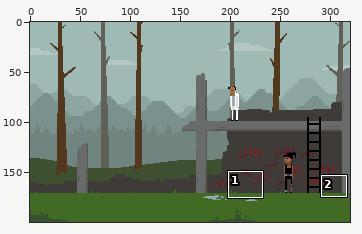
One commit to this pixel-art file: art/building.aseprite. Above, an overview of the earlier version with the close-up marked.
Close-up. The starting point:
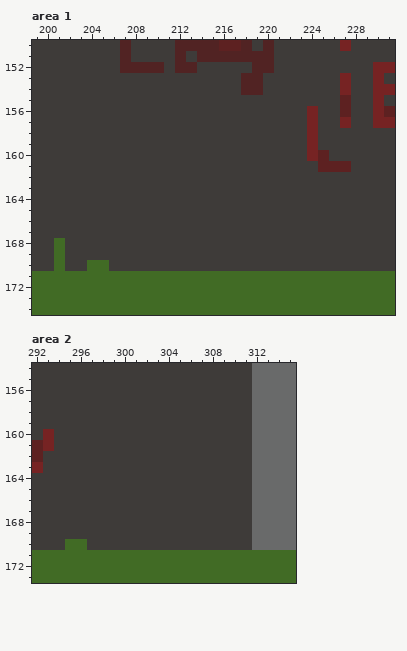
320x200 pixels, 1 frame. Colours within 5 levels of each other are drawn and written as one. Shown: area 1: x 199..231, y 150..174; area 2: x 292..315, y 154..173. The commit also changed other parts of the picture, which this record leaves out.
The result:
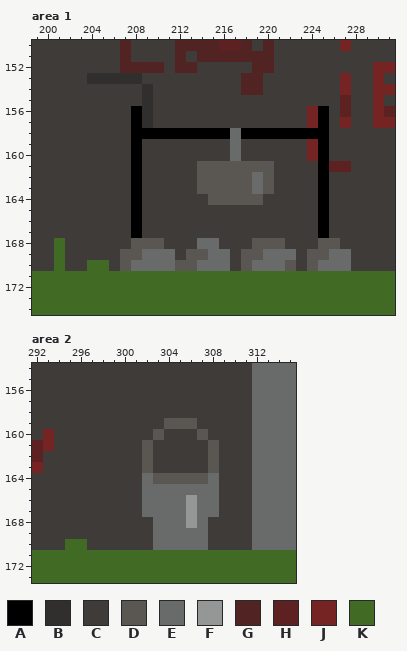
Palette (. is transparent): A #000000  B #312f2e  C #3e3b39  D #5a5652  E #696a6a  F #959696  G #512323  H #5d2121  J #762323  K #416b25
The edit:
layer "bg/bg" added
layer "bg/far mountains" added
layer "bg/forest" added
layer "mid-bg/hills" added
layer "building/wall" added
layer "fireplace" added
layer "objects/bucket" added
layer "bg" removed
layer "far mountains" removed
layer "forest" removed
layer "hills" removed
layer "wall" removed
Area 1, layers "fireplace", "building/wall":
y 153: x 204..208 CCCCC -> BBBBB
y 154..155: x 209 C -> B
y 156..157: x 208..209 CC -> AB; x 225 C -> A
y 158: x 208..225 CCCCCCCCCCCCCCCCJC -> AAAAAAAAAEAAAAAAAA
y 159: x 208 C -> A; x 217 C -> E; x 225 C -> A
y 160: x 208 C -> A; x 217 C -> E; x 225 H -> A
y 161: x 208 C -> A; x 214..220 CCCCCCC -> DDDDDDD; x 225 H -> A
y 162..163: x 208 C -> A; x 214..220 CCCCCCC -> DDDDDED; x 225 C -> A
y 164: x 208 C -> A; x 215..219 CCCCC -> DDDDD; x 225 C -> A
y 165..167: x 208 C -> A; x 225 C -> A
y 168: x 208..210 CCC -> DDD; x 214..215 CC -> EE; x 219..221 CCC -> DDD; x 225..226 CC -> DD
y 169: x 207..211 CCCCC -> DDEEE; x 213..216 CCCC -> DDEE; x 218..222 CCCCC -> DDEEE; x 224..227 CCCC -> DDEE
y 170: x 207..216 CCCCCCCCCC -> DEEEEDDEEE; x 218..222 CCCCC -> DEEED; x 224..227 CCCC -> DEEE
Area 2, layer "objects/bucket":
y 159: x 304..306 CCC -> DDD
y 160: x 303 C -> D; x 307 C -> D
y 161..163: x 302 C -> D; x 308 C -> D
y 164: x 302..308 CCCCCCC -> EDDDDDE
y 165: x 302..308 CCCCCCC -> EEEEEEE
y 166..167: x 302..308 CCCCCCC -> EEEEFEE
y 168: x 303..307 CCCCC -> EEEFE
y 169..170: x 303..307 CCCCC -> EEEEE
Changed places in both close-ups, as pixel boxes (x1, y1, x2, y2):
changed: (87, 73, 351, 271)
changed: (142, 418, 219, 550)
